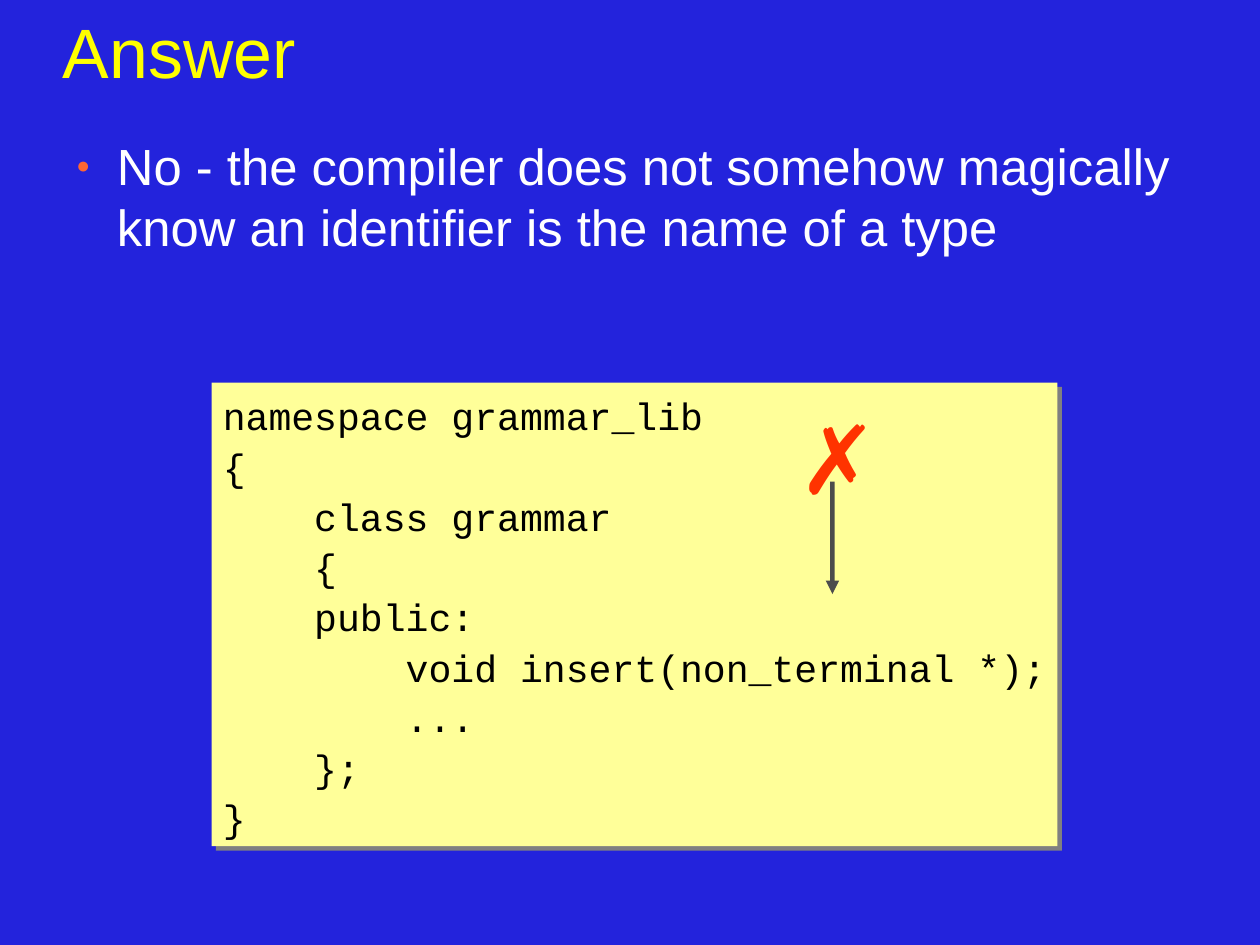
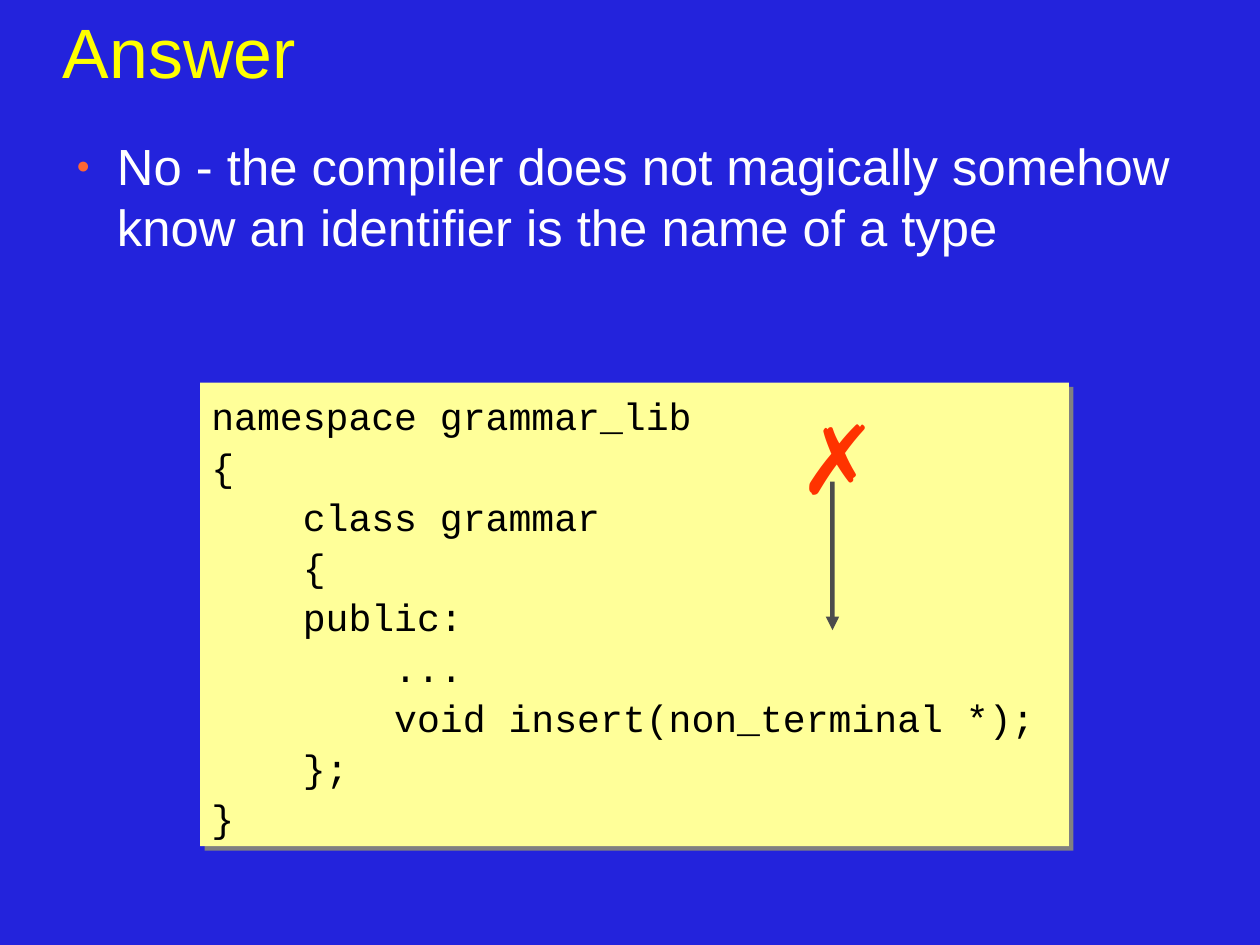
Before and after one commit to JonJagger/two-day-courses, a slide deck: slide 13 of cppf/06_Program_Organization_and_Dependency_Management.odp. Drawn at 1260x945 pixels with LibreOffice and Linux fonts; fonts in the diff are those of the drawing. Boxes give left, top, right and bottom in pixels: in the first picture for what was removed or moved away, otherwise in the second. Text is boxed around its words. In the diff, an @@ line names an element or a change of style, - is before the commit and + after.

```diff
--- a/cppf/06_Program_Organization_and_Dependency_Management.odp
+++ b/cppf/06_Program_Organization_and_Dependency_Management.odp
@@ text at <box>117,148,1169,257</box>: text changed @@
-● No - the compiler does not somehow magically know an identifier is the name of a type
+● No - the compiler does not magically somehow know an identifier is the name of a type
@@ text in rectangle at <box>200,383,1069,847</box>: paragraph added @@
+...
@@ text in rectangle at <box>200,383,1069,847</box>: paragraph removed @@
-...
@@ rectangle "namespace grammar_lib": place and size @@
-rectangle "namespace grammar_lib" at <box>212,383,1058,847</box>
+rectangle "namespace grammar_lib" at <box>200,383,1069,847</box>
@@ arrow moved from (832, 481) - (832, 595) to (832, 481) - (832, 630) @@
```
Also in this commit, not shown: 16 other slides changed, 4 slides added, 3 slides removed.
